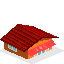
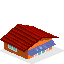
Layer changes from the first 64 × 64 image to the second:
painted on "レイヤー" over box(28, 40, 56, 56)
